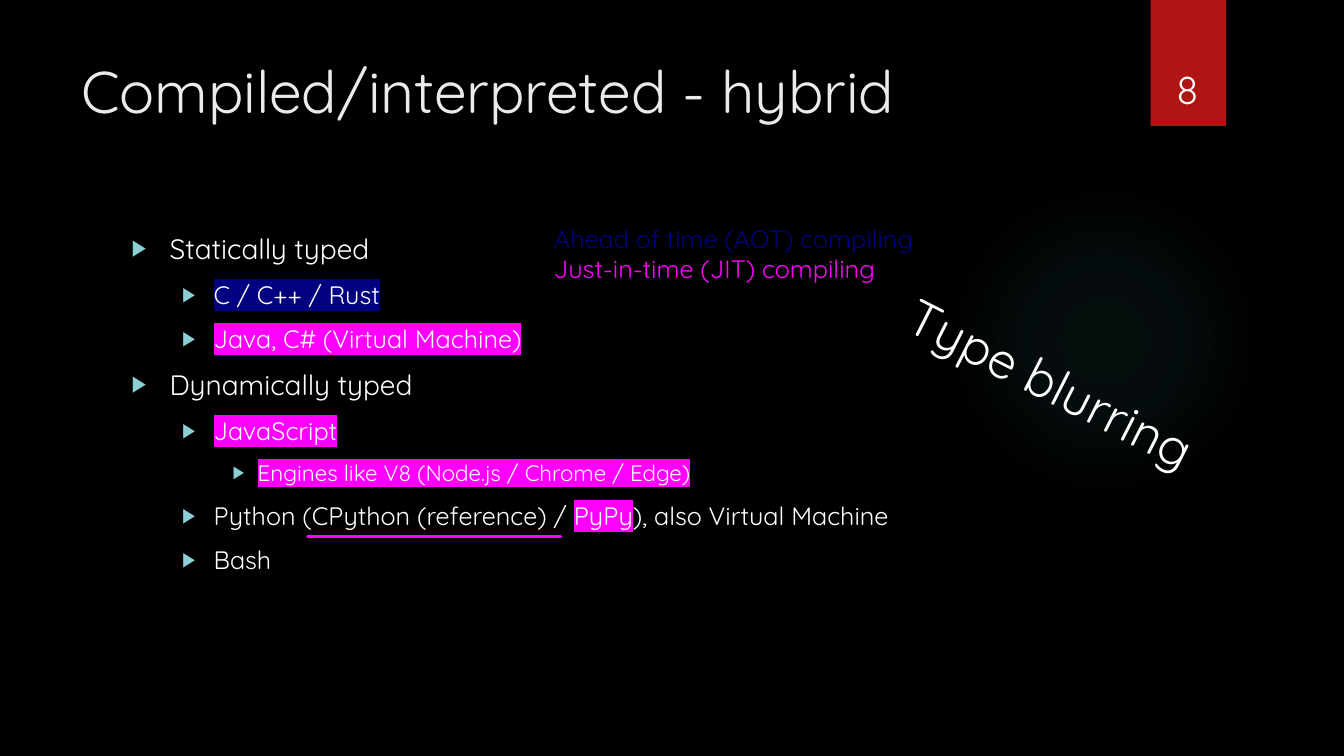
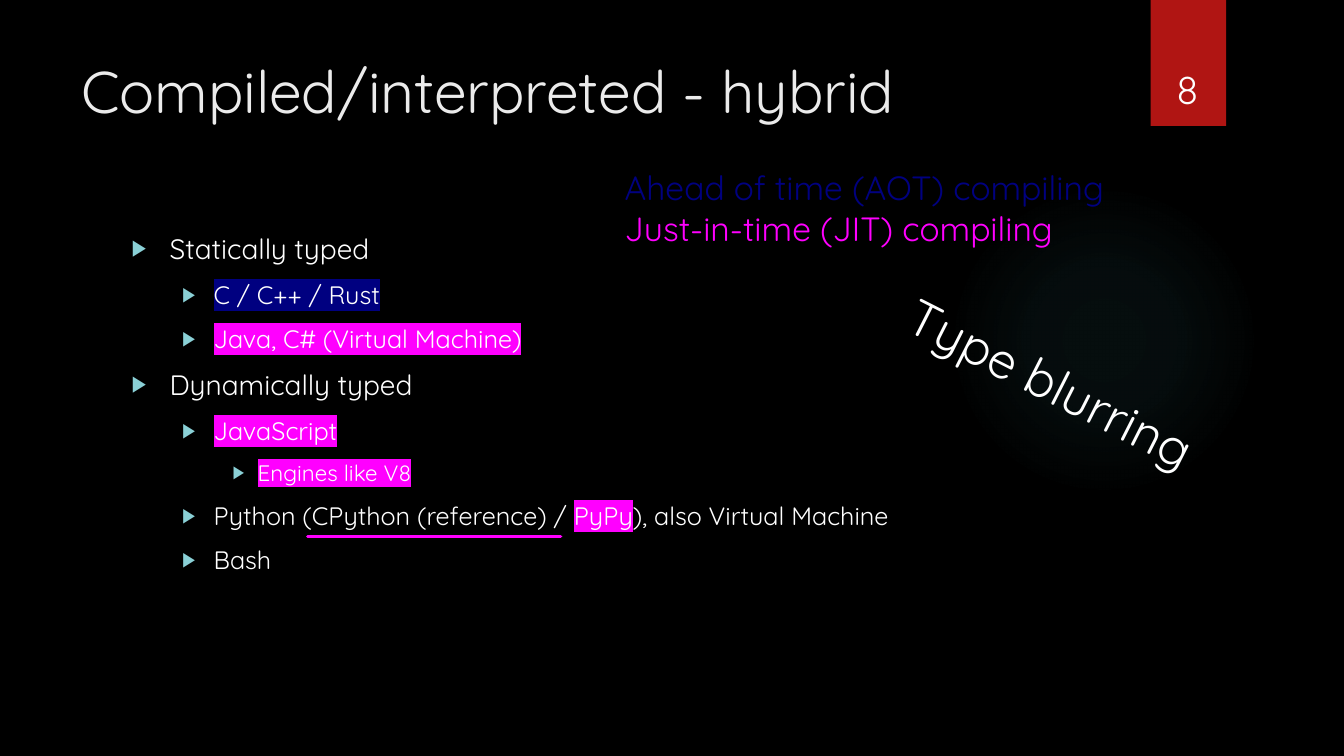
Before and after one commit to sebivenlo/esd-2024-jit-compiler, a slide deck: slide 8 of documents/presentation/presentation jit compiler.pptx. Drawn at 1344x756 pixels with LibreOffice and Linux fonts; fonts in the diff are those of the drawing; background and template pictures are left out. Boxes give left, top, right and bottom in pixels: in the first picture for what was removed or moved away, otherwise in the second. Text is boxed around its words. In the diff, an @@ line names an element or a change of style, - is before the commit and + after.

```diff
--- a/documents/presentation/presentation jit compiler.pptx
+++ b/documents/presentation/presentation jit compiler.pptx
@@ text "Ahead of time (AOT) compiling": place and size @@
-text "Ahead of time (AOT) compiling" at (554, 229, 913, 283)
+text "Ahead of time (AOT) compiling" at (625, 175, 1104, 248)
@@ text "Ahead of time (AOT) compiling" at (625, 175, 1104, 248): size 18 to 24 pt @@
@@ text at (258, 458, 412, 487): text changed @@
-    ▶ Engines like V8 (Node.js / Chrome / Edge)
+    ▶ Engines like V8
```
Also in this commit, not shown: 4 other slides changed.
